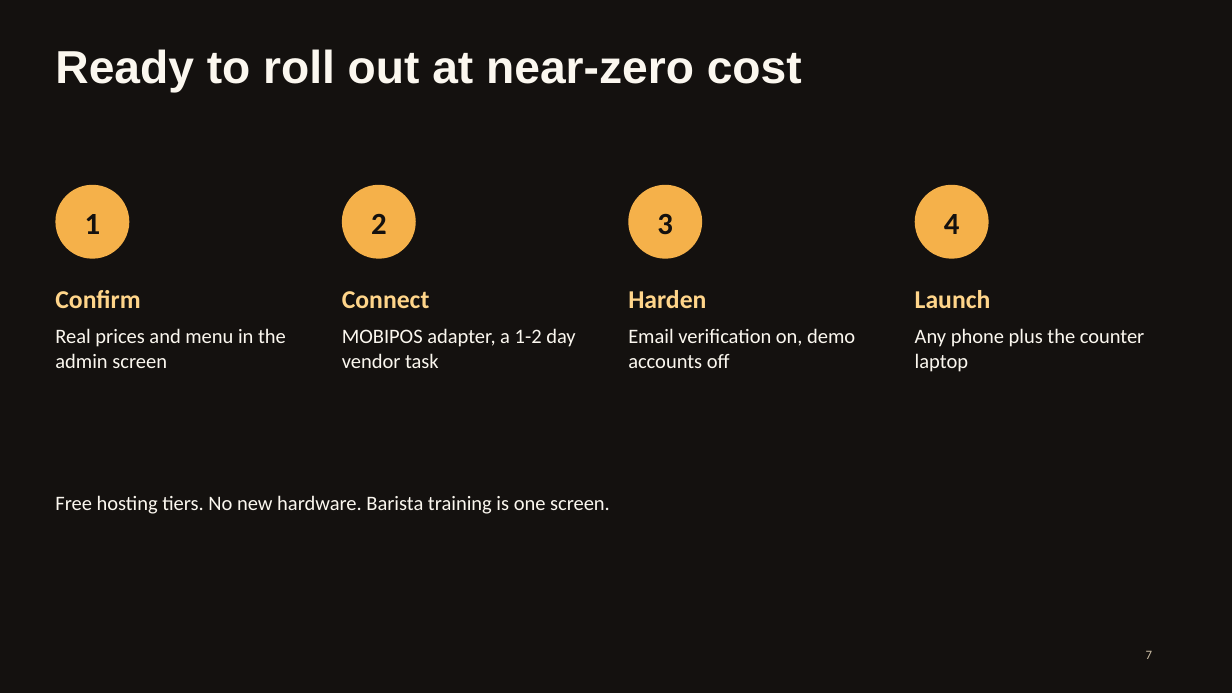
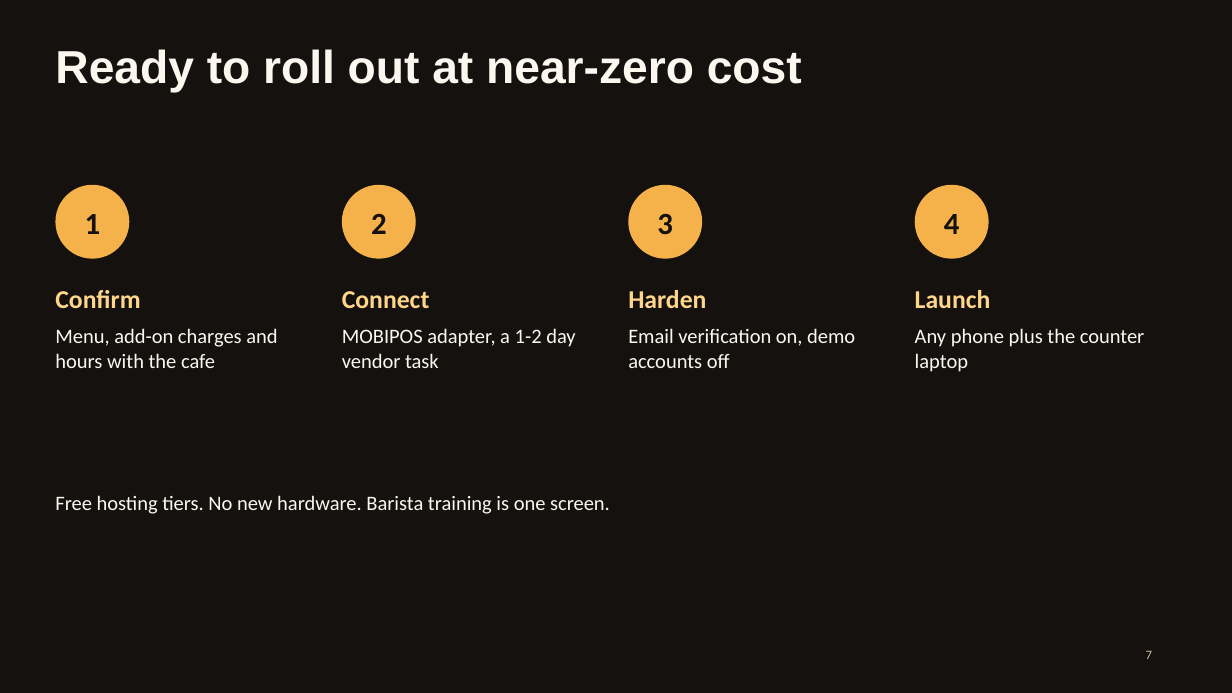
Before and after one commit to UroojAslamm/altitude, a slide deck: slide 7 of docs/ASCEND-pitch.pptx. Drawn at 1232x693 pixels with LibreOffice and Linux fonts; fonts in the diff are those of the drawing. Boxes give left, top, right and bottom in pixels: in the first picture for what was removed or moved away, otherwise in the second. Text is boxed around its words. In the diff, an @@ line names an element or a change of style, - is before the commit and + after.

Commit message:
docs: rebuild pitch deck with real menu and new cup

```diff
--- a/docs/ASCEND-pitch.pptx
+++ b/docs/ASCEND-pitch.pptx
@@ text at [55, 328, 277, 368]: text changed @@
-Real prices and menu in the admin screen
+Menu, add-on charges and hours with the cafe
```
Also in this commit, not shown: 1 other file.
